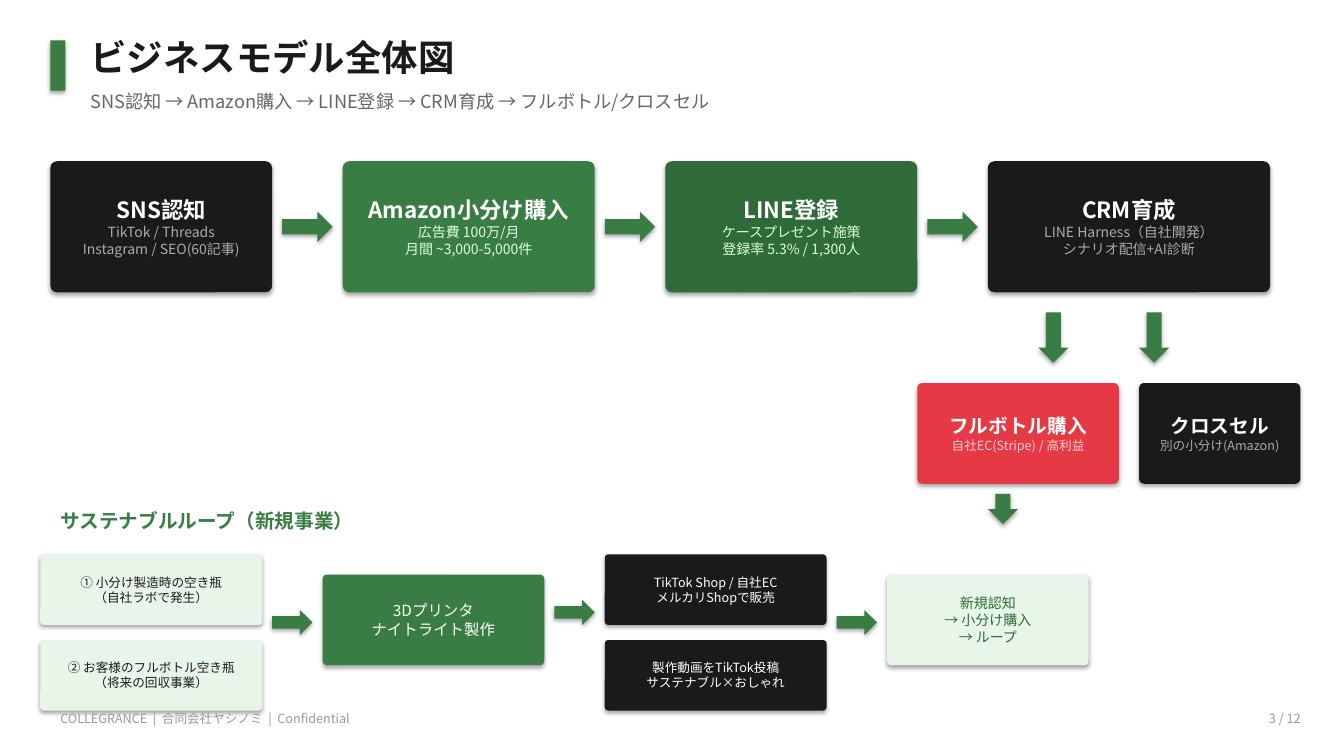
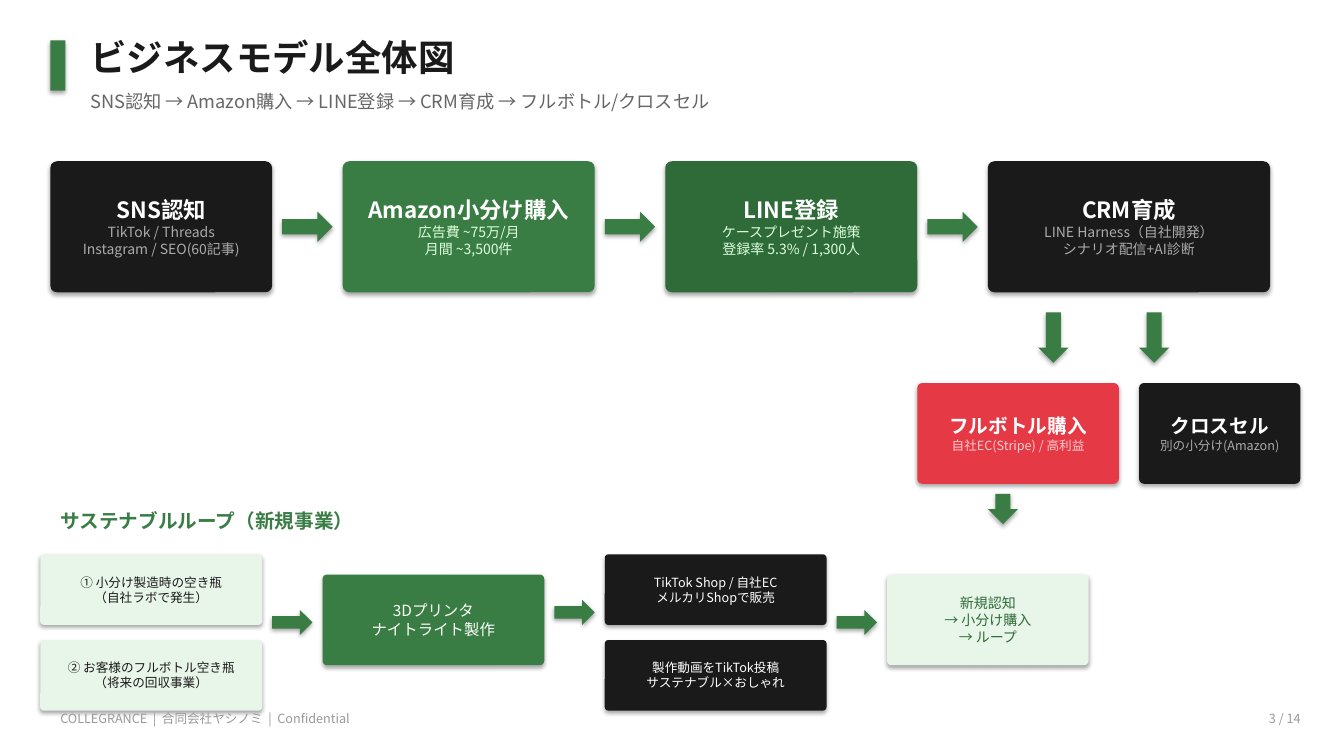
Before and after one commit to Keitoshinomiya/collegranceWEB-, a slide deck: slide 3 of COLLEGRANCE_事業全体像.pptx. Drawn at 1344x756 pixels with LibreOffice and Linux fonts; fonts in the diff are those of the drawing. Boxes give left, top, right and bottom in pixels: in the first picture for what was removed or moved away, otherwise in the second. Text is boxed around its words. In the diff, an @@ line names an element or a change of style, - is before the commit and + after.

```diff
--- a/COLLEGRANCE_事業全体像.pptx
+++ b/COLLEGRANCE_事業全体像.pptx
@@ text in rounded rectangle at (418,225,520,257): text changed @@
-広告費 100万/月
-月間 ~3,000-5,000件
+広告費 ~75万/月
+月間 ~3,500件
@@ text at (1269,714,1301,723): text changed @@
-3 / 12
+3 / 14
```
Also in this commit, not shown: 9 other slides changed, 4 slides added, 2 slides removed, 2 other files.
